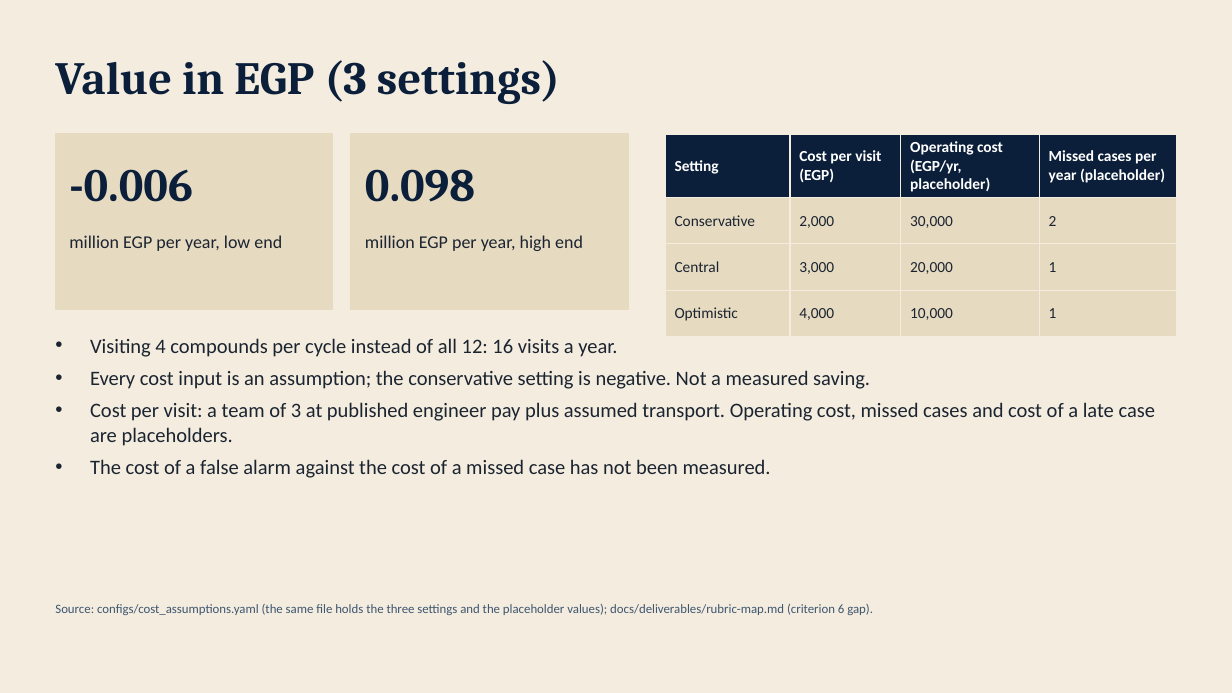
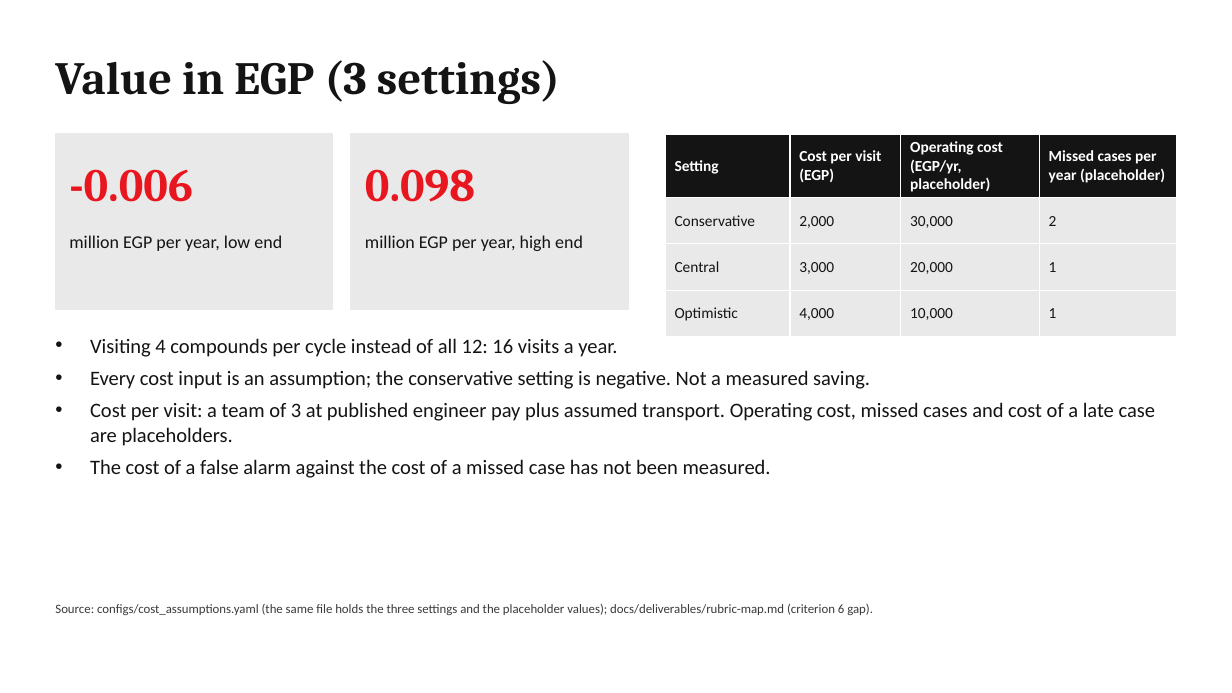
Before and after one commit to elsayedelmandoh/spaceeye-geoai, a slide deck: slide 10 of docs/deliverables/01-presentation.pptx. Drawn at 1232x693 pixels with LibreOffice and Linux fonts; fonts in the diff are those of the drawing. Boxes give left, top, right and bottom in pixels: in the first picture for what was removed or moved away, otherwise in the second. Text is boxed around its words. In the diff, an @@ line names an element or a change of style, - is before the commit and + after.

Commit message:
docs: recolor the deck to the ACUD red, black and white palette (T-EL-25)

```diff
--- a/docs/deliverables/01-presentation.pptx
+++ b/docs/deliverables/01-presentation.pptx
@@ background #F4EDDF to #FFFFFF @@
@@ text "Value in EGP (3 settings)" at [55, 60, 560, 104]: text colour #0B1F3A to #141414 @@
@@ rectangle at [55, 134, 333, 310]: fill #E6DAC1 to #E9E9E9; outline #E6DAC1 1 pt to #E9E9E9 1 pt @@
@@ text "-0.006" at [69, 169, 193, 202]: text colour #0B1F3A to #E8161E @@
@@ rectangle at [351, 134, 628, 310]: fill #E6DAC1 to #E9E9E9; outline #E6DAC1 1 pt to #E9E9E9 1 pt @@
@@ text "0.098" at [365, 169, 475, 202]: text colour #0B1F3A to #E8161E @@
@@ table at [665, 134, 1177, 325] @@
@@ fill #0B1F3A to #141414 in row 1 @@
@@ fill #E6DAC1 to #E9E9E9 in 12 cells @@
@@ text colour #1B2430 to #141414 in "Conservative", "2,000", "30,000", "2" and 8 more places @@
@@ borders changed @@
@@ text colour #1B2430 to #141414 in 3 elements at [69, 235, 282, 251], [365, 235, 583, 251], [90, 338, 1155, 478] @@
@@ text "Source: configs/cost_assumptions.yaml (the same file ..." at [55, 604, 873, 615]: text colour #3E5670 to #3A3A3A @@
```
Also in this commit, not shown: 11 other slides changed.
